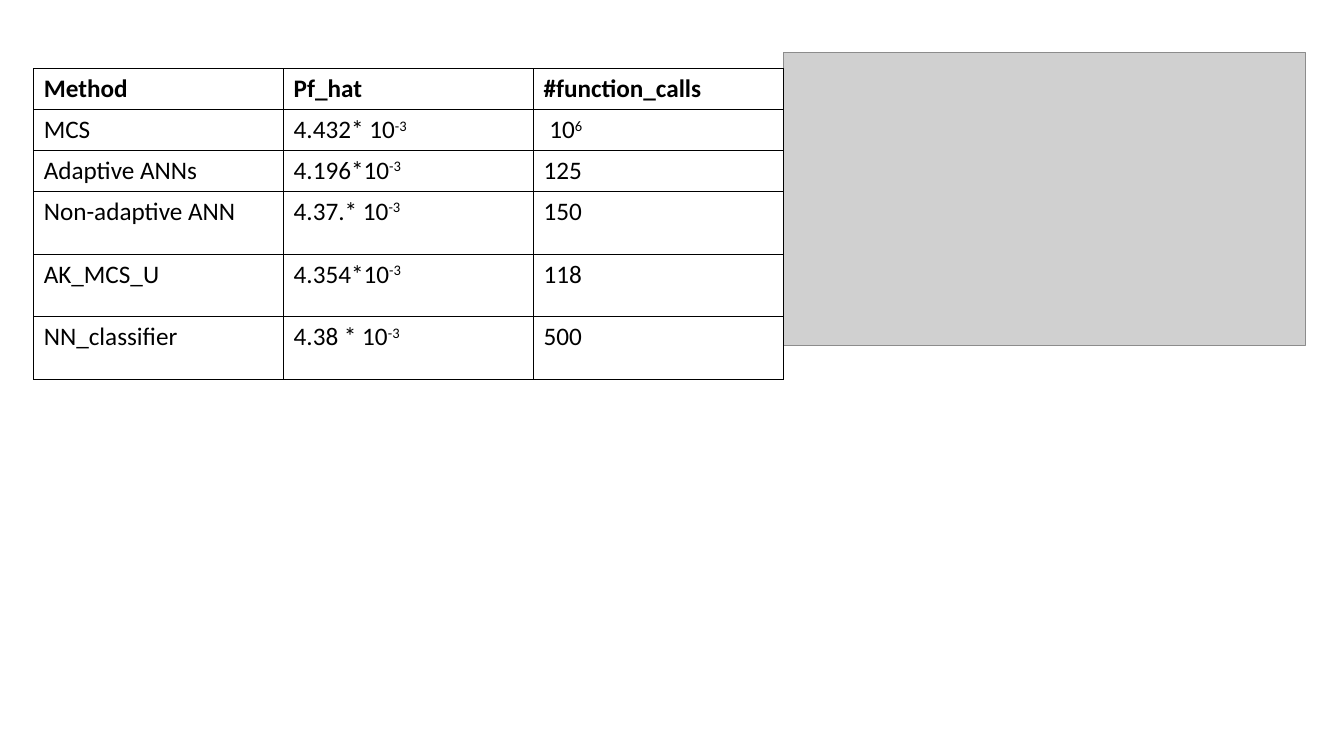
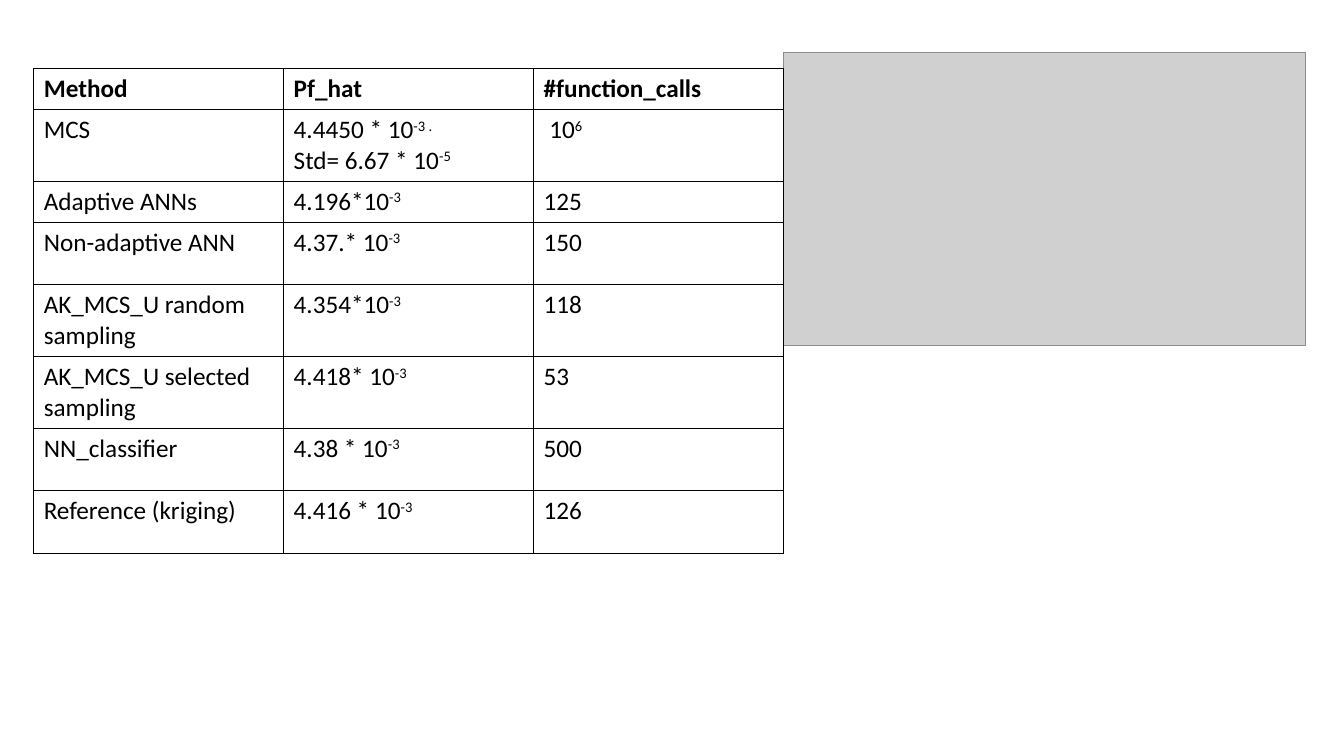
Before and after one commit to omarBoua/SRA, a slide deck: slide 5 of graphs/Presentation3.pptx (slide 1 before the commit). Drawn at 1344x756 pixels with LibreOffice and Linux fonts; fonts in the diff are those of the drawing; grey boxes stand for pictures. Boxes give left, top, right and bottom in pixels: in the first picture for what was removed or moved away, otherwise in the second. Text is boxed around its words. In the diff, an @@ line names an element or a change of style, - is before the commit and + after.

```diff
--- a/graphs/Presentation3.pptx
+++ b/graphs/Presentation3.pptx
@@ table at bbox=[33, 69, 783, 549] @@
-row 2, column 2: 4.432* 10-3
+row 2, column 2: 4.4450 * 10-3 . / Std= 6.67 * 10-5
-row 5: AK_MCS_U | 4.354*10-3 | 118
+row 5: AK_MCS_U random sampling | 4.354*10-3 | 118
+row 6: AK_MCS_U selected sampling | 4.418* 10-3 | 53
+row 8: Reference (kriging) | 4.416 * 10-3 | 126
```
Also in this commit, not shown: 6 slides added, 1 slide removed, 20 other files.
